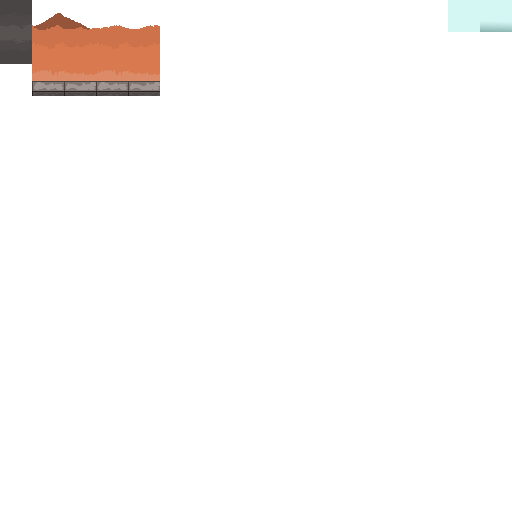
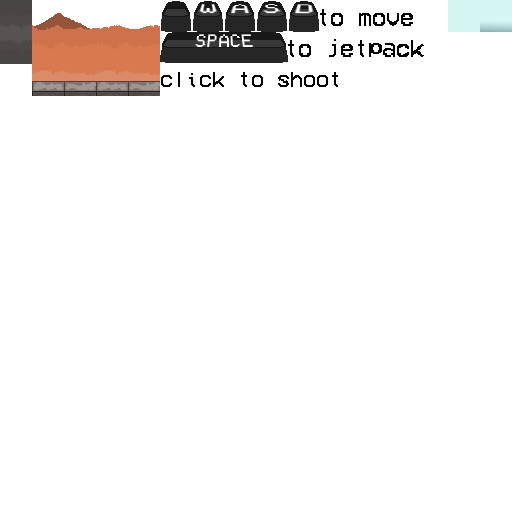
Before/after of a 512 × 512 layered artwork. What changed in the layer stack:
added layer "W" above "A" over [199, 4, 217, 14]
added layer "A" above "S" over [230, 4, 250, 14]
added layer "S" above "D" over [263, 4, 281, 14]
added layer "D" above "click to shoot" over [294, 4, 314, 14]
added layer "click to shoot" above "to move" over [161, 72, 338, 87]
added layer "to move" above "SPACE" over [320, 9, 413, 26]
added layer "SPACE" above "to jetpack" over [195, 34, 253, 48]
added layer "to jetpack" above "Background" over [288, 39, 424, 57]
painted on "Background" over [160, 1, 424, 63]
